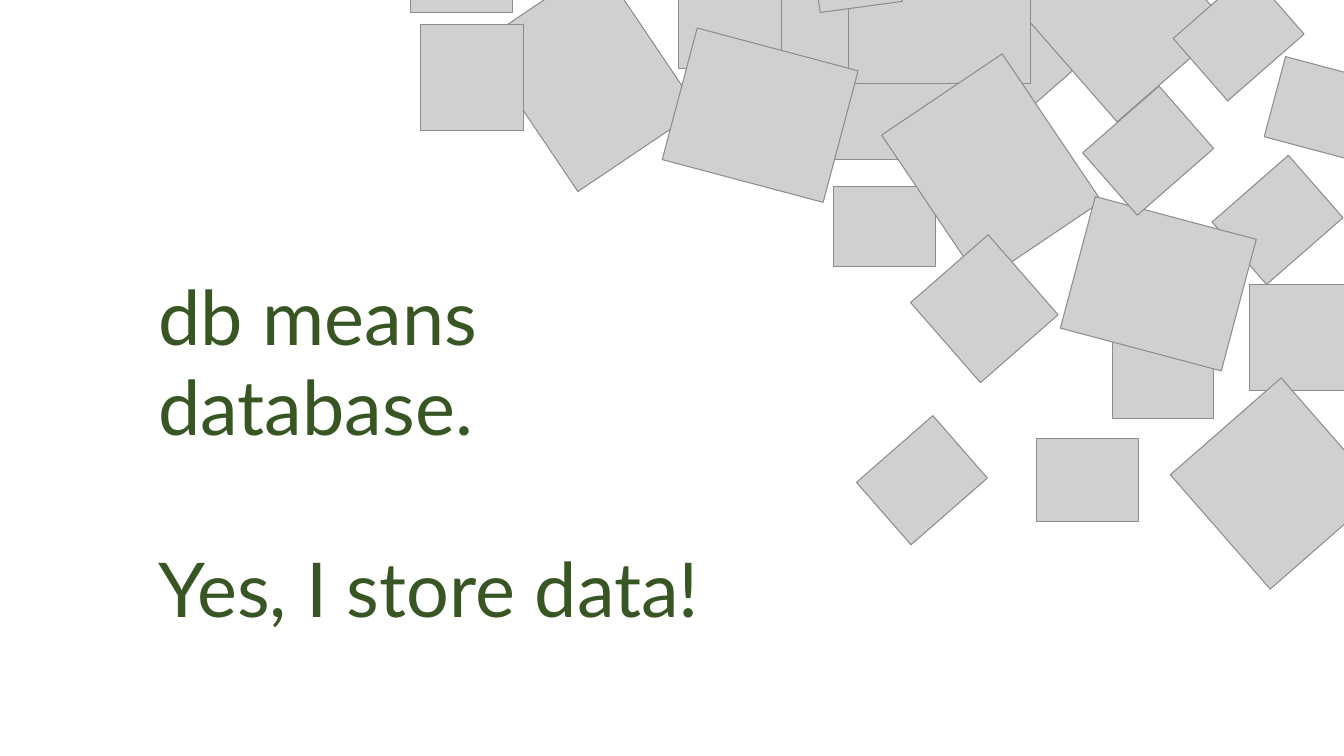
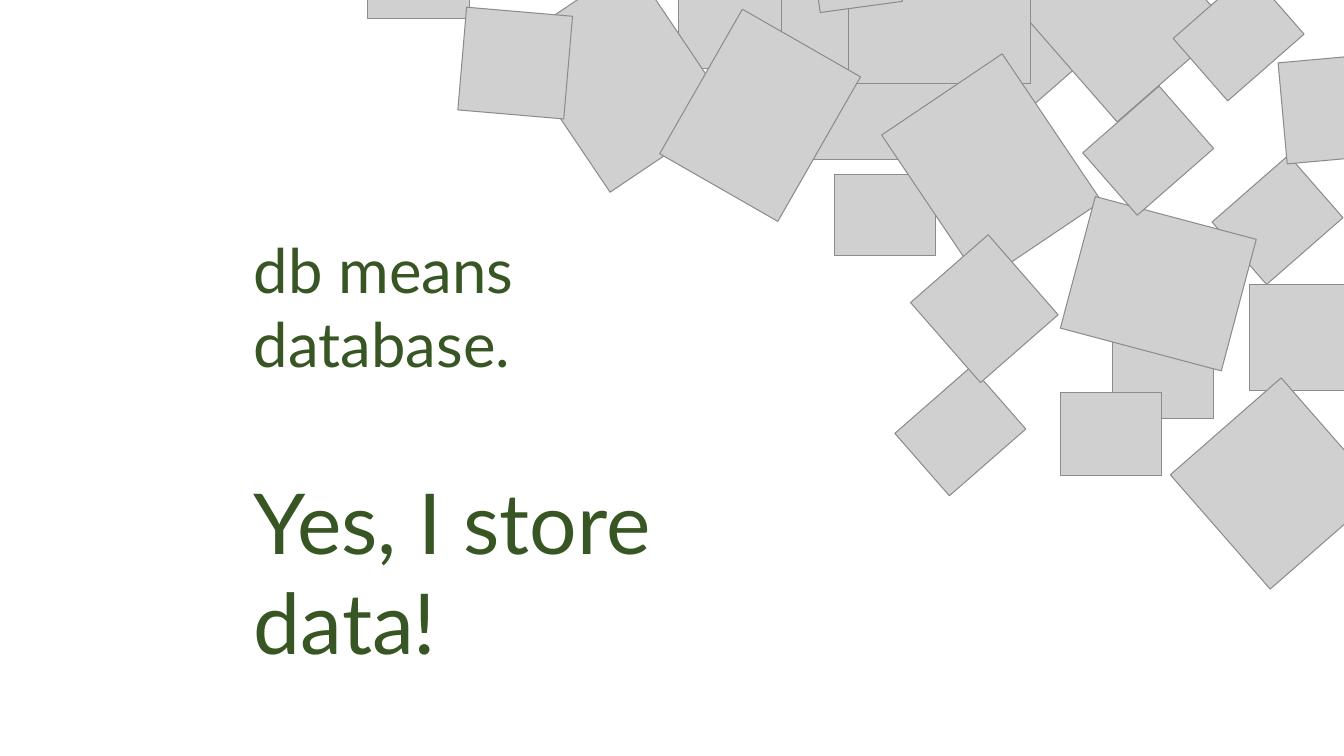
Before and after one commit to Lettush/OCC-MERN-Training, a slide deck: slide 2 of Leonida, Althani Miguel/Learning Materials/MongoDB.pptx. Drawn at 1344x756 pixels with LibreOffice and Linux fonts; fonts in the diff are those of the drawing; grey boxes stand for pictures; background and template pictures are left out. Boxes give left, top, right and bottom in pixels: in the first picture for what was removed or moved away, otherwise in the second. Text is boxed around its words. In the diff, an @@ line names an element or a change of style, - is before the commit and + after.

```diff
--- a/Leonida, Althani Miguel/Learning Materials/MongoDB.pptx
+++ b/Leonida, Althani Miguel/Learning Materials/MongoDB.pptx
@@ picture: place and size @@
-picture at (411, 0, 513, 12)
+picture at (368, 0, 470, 18)
@@ picture at (458, 7, 572, 119): rotation 0 to 274 degrees @@
@@ picture: place and size @@
-picture at (479, 0, 699, 191)
+picture at (511, 0, 731, 192)
@@ picture at (660, 9, 861, 221): rotation 14 to 299 degrees @@
@@ picture at (1279, 56, 1344, 164): rotation 14 to 264 degrees @@
@@ picture: place and size @@
-picture at (834, 187, 936, 267)
+picture at (835, 175, 937, 256)
@@ text "db means": place and size @@
-text "db means" at (158, 289, 699, 627)
+text "db means" at (254, 247, 650, 655)
@@ text at (254, 247, 514, 368): text changed; size 54 to 44 pt @@
-db means database.
+db means
+database.
@@ picture: place and size @@
-picture at (857, 415, 988, 545)
+picture at (895, 367, 1026, 496)
@@ picture: place and size @@
-picture at (1037, 439, 1139, 521)
+picture at (1061, 392, 1163, 475)
@@ text at (254, 493, 650, 655): size 54 to 60 pt in "Yes, I store data!" @@
```
Also in this commit, not shown: 1 other slide changed, 5 slides added, 1 slide removed.
